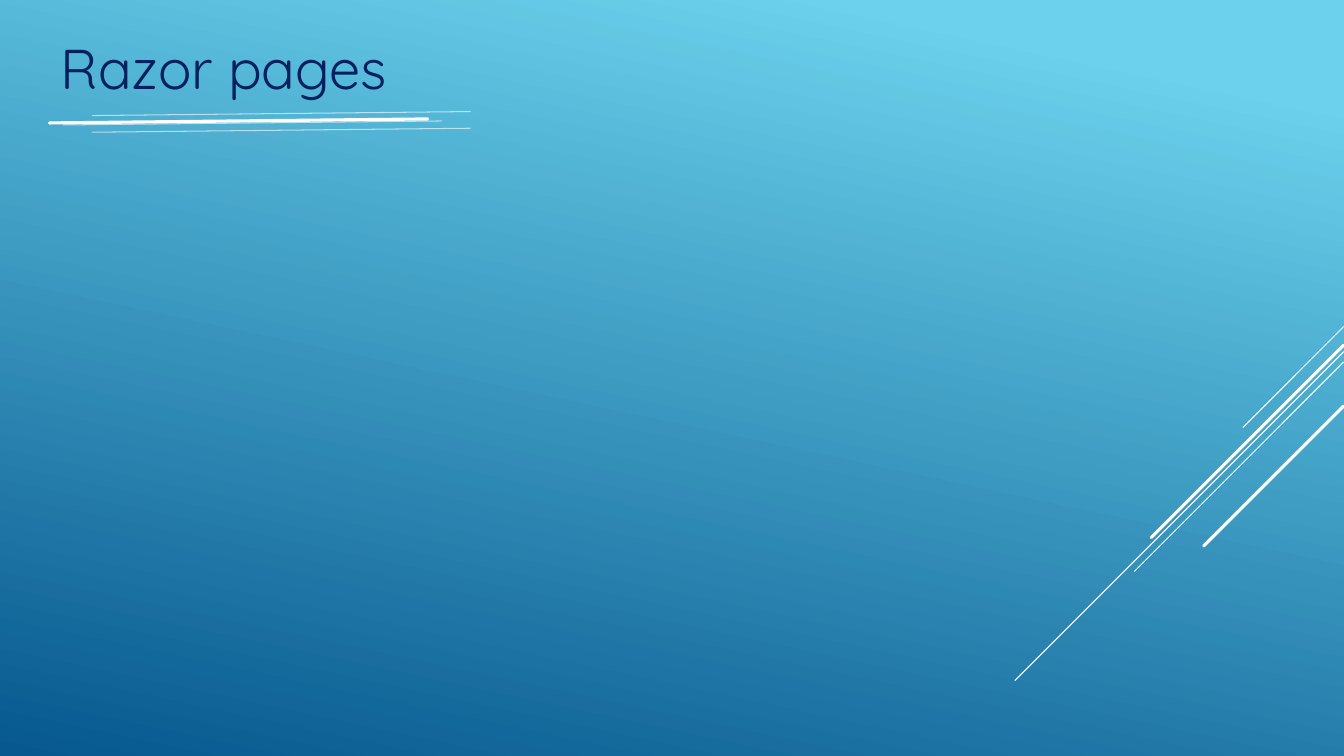
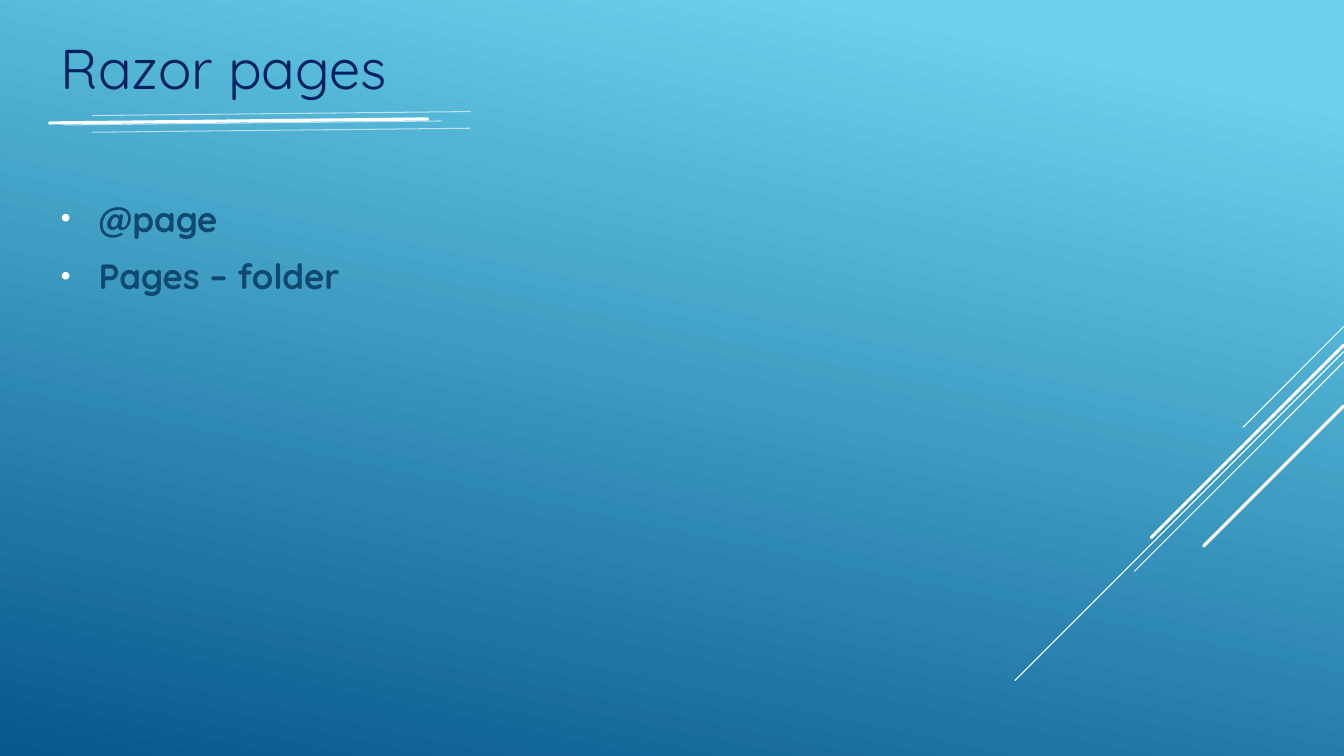
Before and after one commit to igorlimon/dotnetcore-iquest, a slide deck: slide 40 of Asp-net-core PeakIT.pptx. Drawn at 1344x756 pixels with LibreOffice and Linux fonts; fonts in the diff are those of the drawing. Boxes give left, top, right and bottom in pixels: in the first picture for what was removed or moved away, otherwise in the second. Text is boxed around its words. In the diff, an @@ line names an element or a change of style, - is before the commit and + after.

```diff
--- a/Asp-net-core PeakIT.pptx
+++ b/Asp-net-core PeakIT.pptx
@@ text added at (x1=99, y1=207, x2=339, y2=296), 25 pt, text #0F496F, bold @@
+• @page
+• Pages – folder
```
Also in this commit, not shown: 8 other files.
